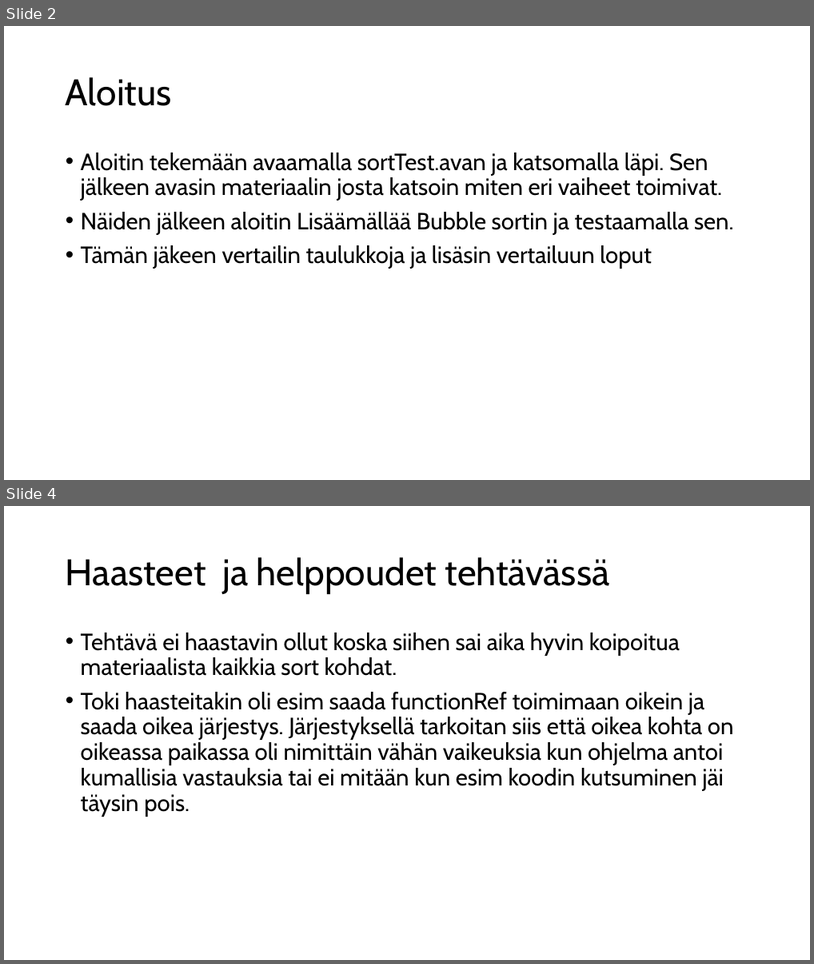
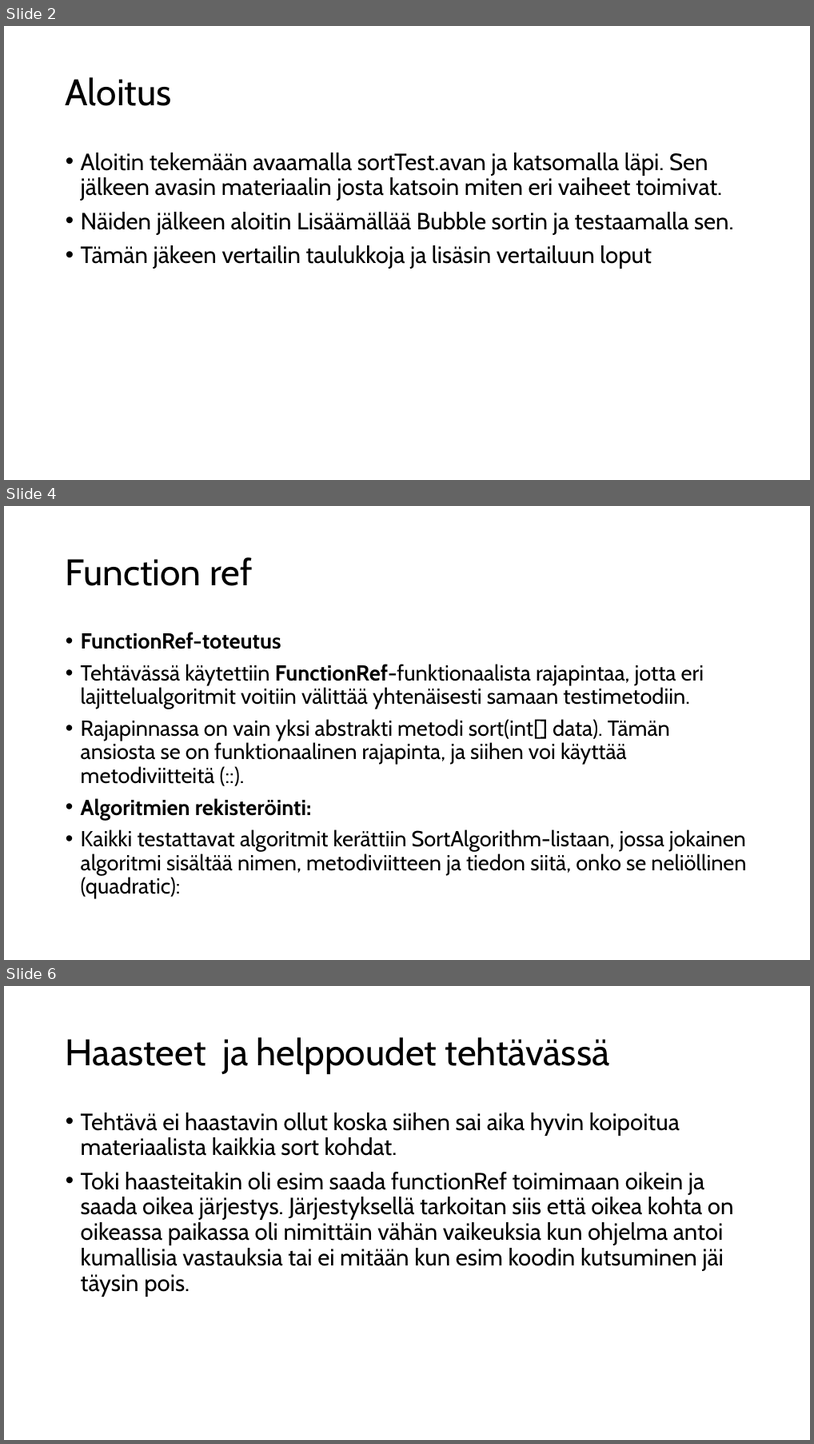
Before and after one commit to KenTee05/Tietoliikenene_sortTest_tyo, a slide deck: Sort test raportti.pptx. Shown one above the other, each under a label of ours: slides 2 and 4 before the commit, slides 2, 4 and 6 after it; the slides between them are not shown. The pictures are 814x964 and 814x1444 pixels, drawn with LibreOffice and Linux fonts; fonts in the diff are those of the drawing. Boxes give left, top, right and bottom in pixels: in the first picture for what was removed or moved away, otherwise in the second. Text is boxed around its words. In the diff, an @@ line names an element or a change of style, - is before the commit and + after.

```diff
--- a/Sort test raportti.pptx
+++ b/Sort test raportti.pptx
@@ slide 4 added at [4, 506, 810, 960], background #FFFFFF @@
@@ title added at [66, 557, 252, 586], 44 pt, text #000000 @@
+Function ref
@@ text added at [81, 632, 746, 898], 25.9 pt, text #000000 @@
+• FunctionRef-toteutus
+• Tehtävässä käytettiin FunctionRef-funktionaalista rajapintaa, jotta eri lajittelualgoritmit voitiin välittää yhtenäisesti samaan testimetodiin.
+• Rajapinnassa on vain yksi abstrakti metodi sort(int[] data). Tämän ansiosta se on funktionaalinen rajapinta, ja siihen voi käyttää metodiviitteitä (::).
+• Algoritmien rekisteröinti:
+• Kaikki testattavat algoritmit kerättiin SortAlgorithm-listaan, jossa jokainen algoritmi sisältää nimen, metodiviitteen ja tiedon siitä, onko se neliöllinen (quadratic):
@@ what was slide 4 is now slide 6 @@
```
Also in this commit, not shown: 3 slides changed, 4 other slides added.
